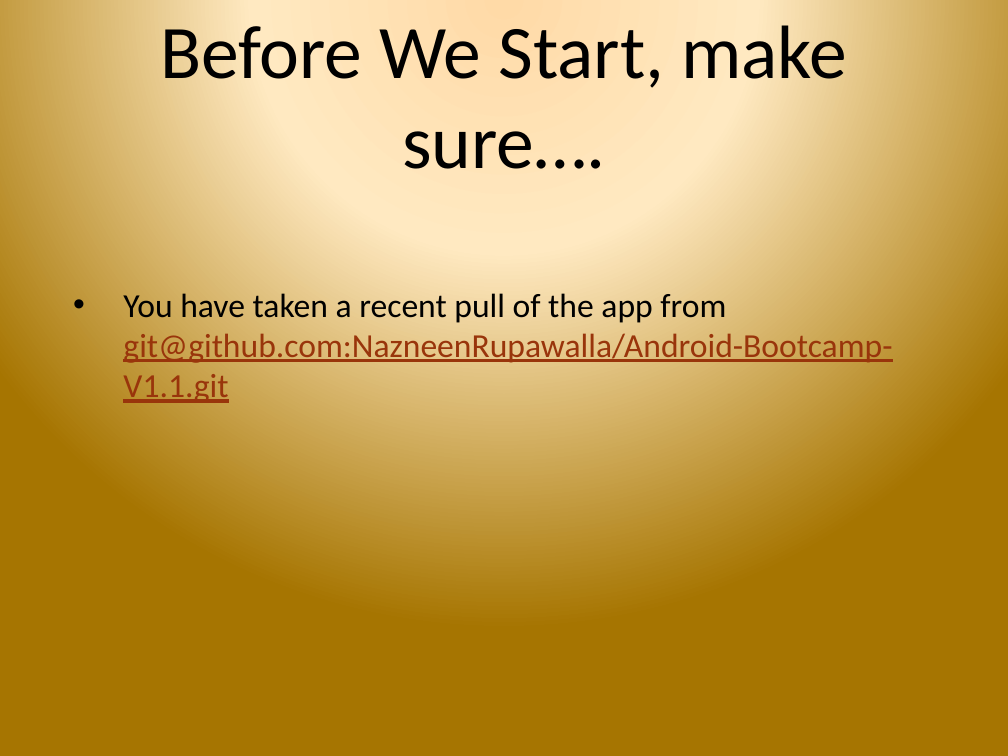
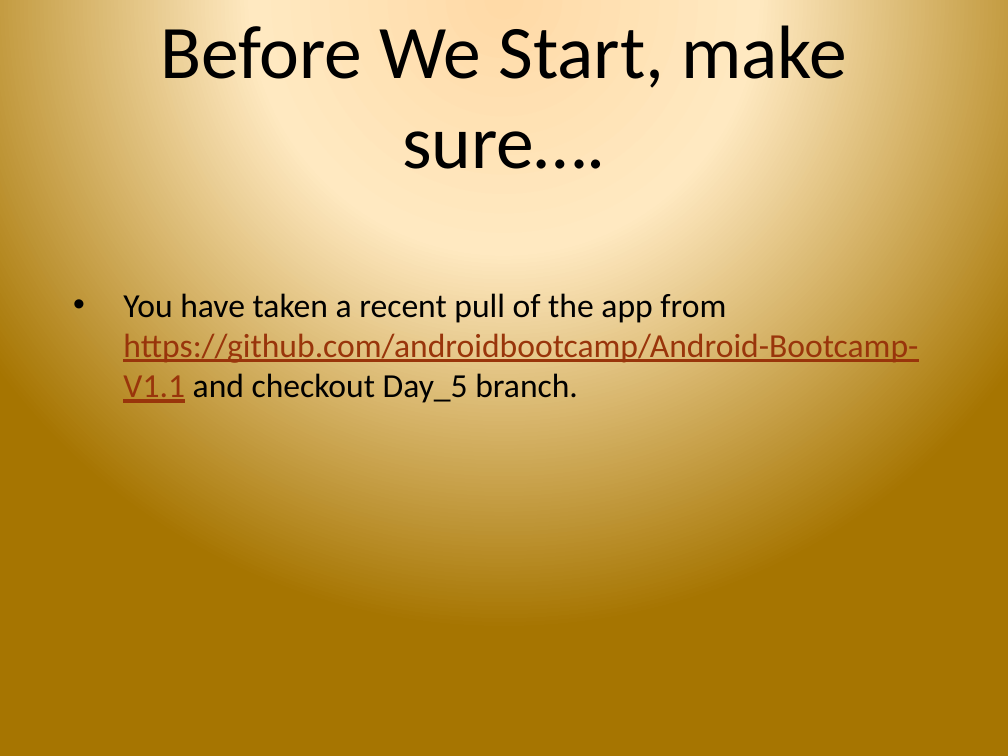
Before and after one commit to androidbootcamp/Course-Material, a slide deck: slide 1 of Day 5/day_5.pptx. Drawn at 1008x756 pixels with LibreOffice and Linux fonts; fonts in the diff are those of the drawing; background and template pictures are left out. Boxes give left, top, right and bottom in pixels: in the first picture for what was removed or moved away, otherwise in the second. Text is boxed around its words. In the diff, an @@ line names an element or a change of style, - is before the commit and + after.

```diff
--- a/Day 5/day_5.pptx
+++ b/Day 5/day_5.pptx
@@ text at (123, 293, 918, 403): text changed; text colour #99350B to #000000 @@
-• You have taken a recent pull of the app from git@github.com:NazneenRupawalla/Android-Bootcamp-V1.1.git
+• You have taken a recent pull of the app from https://github.com/androidbootcamp/Android-Bootcamp-V1.1 and checkout Day_5 branch.
```
Also in this commit, not shown: 2 other files.
